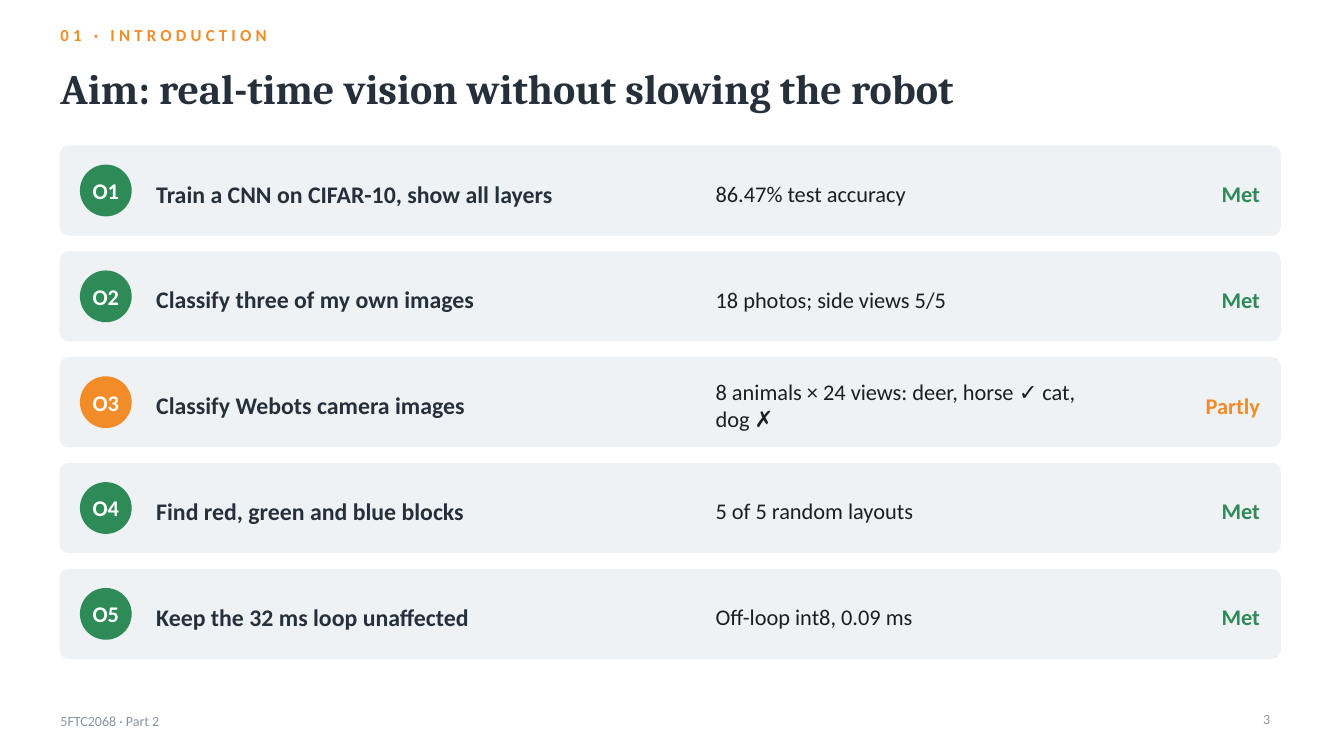
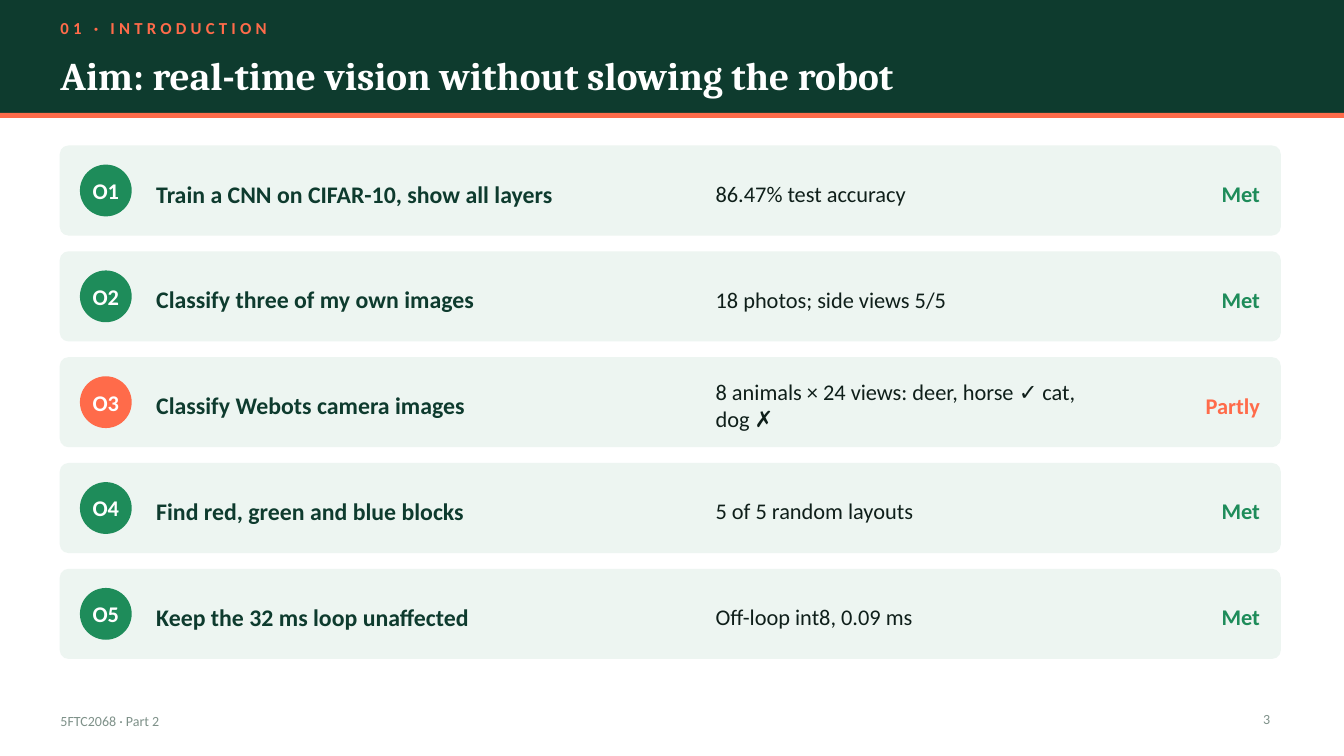
Before and after one commit to kris072008/webots-cnn-colour-detection, a slide deck: slide 3 of report/Krishna_Mahajan_106wucww_Part2_Presentation.pptx. Drawn at 1344x756 pixels with LibreOffice and Linux fonts; fonts in the diff are those of the drawing. Boxes give left, top, right and bottom in pixels: in the first picture for what was removed or moved away, otherwise in the second. Text is boxed around its words. In the diff, an @@ line names an element or a change of style, - is before the commit and + after.

Commit message:
Slides: new emerald and coral theme with a title band on every content slide

```diff
--- a/report/Krishna_Mahajan_106wucww_Part2_Presentation.pptx
+++ b/report/Krishna_Mahajan_106wucww_Part2_Presentation.pptx
@@ rectangle added at [0, 0, 1344, 113], fill #0E3B2E @@
@@ text "01 · INTRODUCTION" at [60, 23, 266, 34]: text colour #F28C28 to #FF6B4A @@
@@ text "01 · INTRODUCTION": place and size @@
-text "01 · INTRODUCTION" at [60, 30, 266, 41]
+text "01 · INTRODUCTION" at [60, 23, 266, 34]
@@ title "Aim: real-time vision without slowing ...": place and size @@
-title "Aim: real-time vision without slowing ..." at [60, 74, 953, 114]
+title "Aim: real-time vision without slowing ..." at [60, 62, 893, 99]
@@ title "Aim: real-time vision without slowing ..." at [60, 62, 893, 99]: size 30 to 28 pt, text colour #26303B to #FFFFFF @@
@@ rectangle added at [0, 113, 1344, 118], fill #FF6B4A @@
@@ ellipse at [81, 377, 131, 427]: fill #F28C28 to #FF6B4A; outline #F28C28 1 pt to #FF6B4A 1 pt @@
@@ text "Partly" at [1206, 398, 1260, 418]: text colour #F28C28 to #FF6B4A @@
@@ fill #EEF2F5 to #EDF5F1; outline #EEF2F5 1 pt to #EDF5F1 1 pt in 5 elements at [60, 146, 1280, 235], [60, 252, 1280, 341], [60, 358, 1280, 447], [60, 464, 1280, 553], [60, 570, 1280, 658] @@
@@ fill #2E8B57 to #1E8C5A; outline #2E8B57 1 pt to #1E8C5A 1 pt in 4 elements at [81, 165, 131, 216], [81, 271, 131, 322], [81, 483, 131, 533], [81, 589, 131, 639] @@
@@ text colour #26303B to #0E3B2E in 5 elements at [156, 186, 552, 207], [156, 291, 474, 312], [156, 397, 465, 418], [156, 503, 464, 524], [156, 609, 469, 630] @@
@@ text colour #2E8B57 to #1E8C5A in 4 elements at [1222, 187, 1260, 202], [1222, 293, 1260, 308], [1222, 504, 1260, 519], [1222, 610, 1260, 625] @@
@@ text "5FTC2068 · Part 2" at [60, 716, 159, 726]: text colour #8A96A3 to #7E9189 @@
@@ page number at [1263, 715, 1270, 724]: text colour #8A96A3 to #7E9189 @@
```
Also in this commit, not shown: 24 other slides changed, 1 other file.
